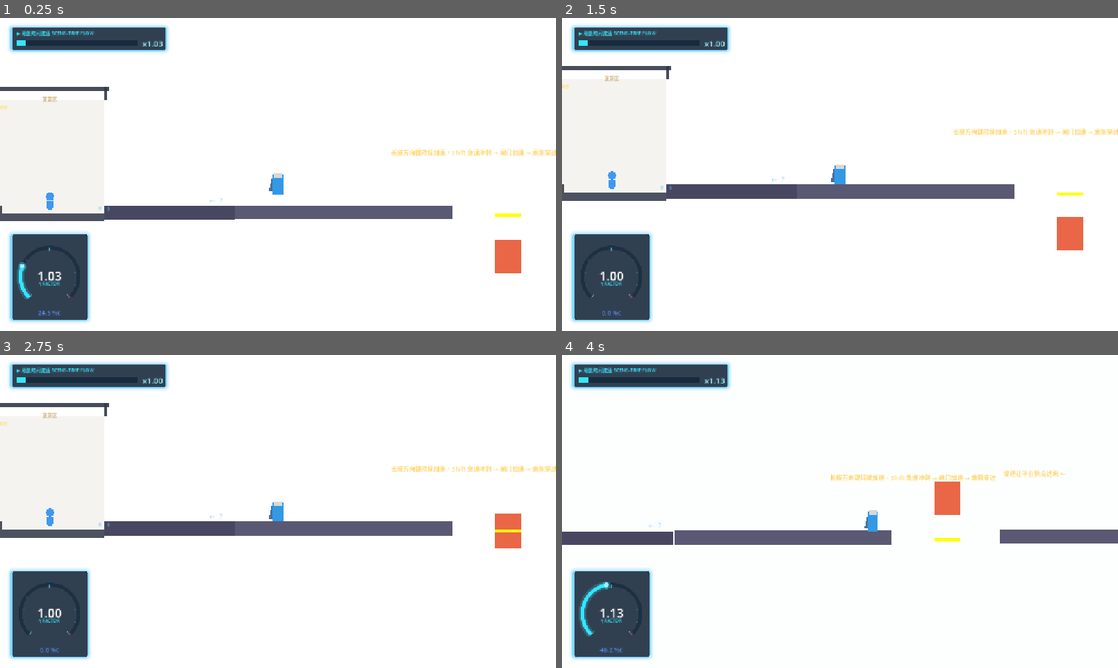
Above: before the commit, frames 1-4 (two rows, left to right).
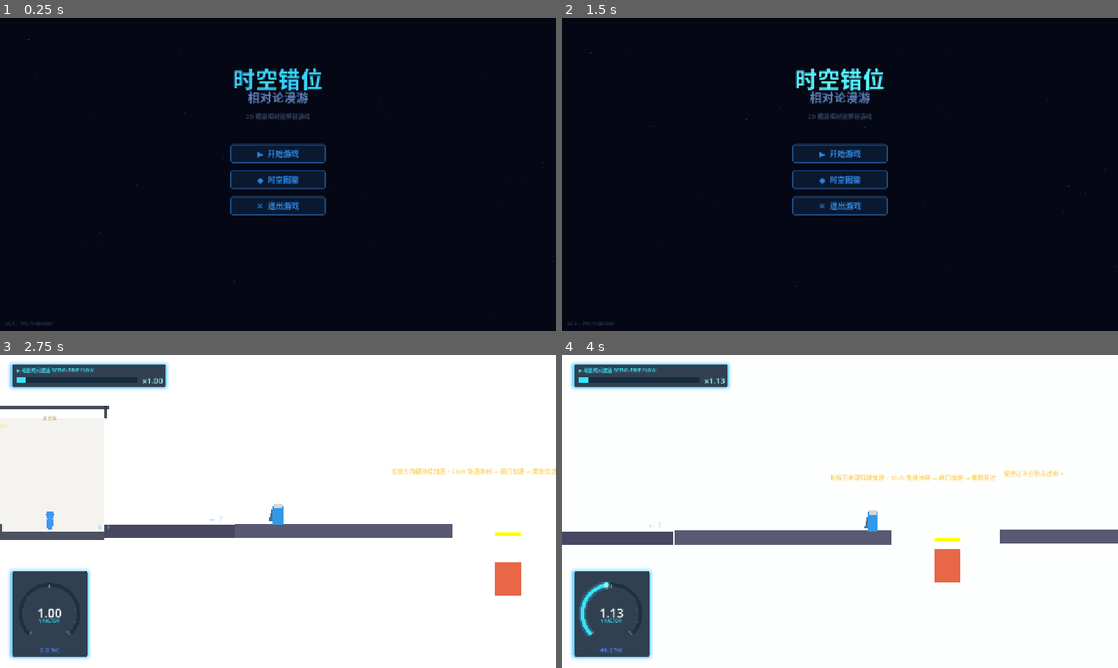
Above: after the commit, the same moments.

Repository: moss-550-w/Relativity-Puzzle
Game: Godot game, scene res://scenes/ui/main_menu.tscn
The game is run twice, just before and just after one commit, with the same random seed, the same clock (stepped at 60 frames per second) and the same inputs. Before the commit the project starts from res://scenes/world_1_lorentz/level_1_1.tscn.
Inputs (mouse positions are in pixels of both pictures, inside the frame that each line leads up to):
- Up to frame 1 (0.25 s): no input
- Up to frame 2 (1.5 s): click (840, 180) at 0.5 s, where only the run after the commit has a clickable "◆ 时空图鉴"; click (817, 36) at 1.25 s, where only the run after the commit has a clickable "✕ 关闭"
- Up to frame 3 (2.75 s): click (278, 489) at 2 s, where only the run after the commit has a clickable "▶ 开始游戏"
- Up to frame 4 (4 s): hold D (move_right) from 2.78 s (still down); tap F (grab) at 2.85 s; tap Space (jump) at 3.02, 3.77 s; tap E (observe) at 3.6 s

The runs differ from the first frame. In frame 1, 100% of the frame differs, in the area x 0-100%, y 0-100%; in frame 2, 100%; in frame 3, 3.2%; in frame 4, 1.0%.

Commit message:
feat(main_menu): add main menu scene and set as default entry
- 新增主菜单场景，包含星空背景、标题文字、开始/图鉴/退出按钮
- 实现时空图鉴面板，支持分类展示解锁的相对论词条
- 修改项目配置，将主菜单设为游戏启动场景
- 更新设计文档，标记主菜单场景已完成

Diff:
--- a/project.godot
+++ b/project.godot
@@ -11,8 +11,8 @@
 [application]
 
 config/name="时空错位：相对论漫游"
-config/description="2D横版相对论解谜游戏 — 世界1原型"
-run/main_scene="res://scenes/world_1_lorentz/level_1_1.tscn"
+config/description="2D横版相对论解谜游戏"
+run/main_scene="res://scenes/ui/main_menu.tscn"
 config/features=PackedStringArray("4.6", "GL Compatibility")
 config/icon="res://icon.svg"
 
--- /dev/null
+++ b/scenes/ui/main_menu.gd
@@ -0,0 +1,337 @@
+extends Control
+## 主菜单 — 标题画面 + 开始/图鉴/退出 + 星空粒子背景
+
+
+const ENTRY_ORDER: Array[String] = [
+	"time_dilation", "light_speed_barrier", "light_cone", "twin_paradox",
+	"gravitational_time_dilation", "wormhole", "ctc", "grandfather_paradox",
+	"kerr_black_hole", "ergosphere", "ring_singularity",
+	"casimir_effect", "quantum_vacuum", "chronology_protection",
+	"entropy_arrow", "block_universe", "wheeler_dewitt", "time_illusion",
+]
+
+const CATEGORY_NAMES: Dictionary = {
+	"special_relativity": "狭义相对论",
+	"general_relativity": "广义相对论",
+	"quantum_gravity": "量子引力",
+	"entropy_cosmology": "熵宇宙学",
+}
+
+var _title_label: Label = null
+var _codex_panel: Panel = null
+var _codex_container: VBoxContainer = null
+var _particles: Array[ColorRect] = []
+var _t: float = 0.0
+
+
+func _ready() -> void:
+	_build_background()
+	_build_title()
+	_build_buttons()
+	_build_codex_panel()
+	_build_version()
+
+
+# ============================================================
+# 星空粒子背景
+# ============================================================
+
+func _build_background() -> void:
+	var bg := ColorRect.new()
+	bg.name = "Background"
+	bg.set_anchors_preset(PRESET_FULL_RECT)
+	bg.color = Color(0.02, 0.03, 0.08, 1.0)
+	add_child(bg)
+
+	# 随机星点
+	for i in 60:
+		var dot := ColorRect.new()
+		dot.size = Vector2(randf_range(1.5, 3.5), randf_range(1.5, 3.5))
+		dot.position = Vector2(randf_range(0, 1280), randf_range(0, 720))
+		dot.color = Color(0.5, 0.7, 1.0, randf_range(0.15, 0.6))
+		dot.mouse_filter = MOUSE_FILTER_IGNORE
+		dot.set_meta("speed", randf_range(8.0, 25.0))
+		dot.set_meta("phase", randf() * TAU)
+		_particles.append(dot)
+		add_child(dot)
+
+
+func _process(delta: float) -> void:
+	_t += delta
+	for dot in _particles:
+		var speed: float = dot.get_meta("speed")
+		var phase: float = dot.get_meta("phase")
+		dot.position.y += speed * delta
+		if dot.position.y > 730:
+			dot.position.y = -10
+		dot.modulate.a = 0.15 + absf(sin(_t * 2.0 + phase)) * 0.35
+
+
+# ============================================================
+# 标题
+# ============================================================
+
+func _build_title() -> void:
+	_title_label = Label.new()
+	_title_label.name = "Title"
+	_title_label.text = "时空错位"
+	_title_label.horizontal_alignment = HORIZONTAL_ALIGNMENT_CENTER
+	_title_label.set_anchors_preset(PRESET_CENTER_TOP)
+	_title_label.position = Vector2(-300, 100)
+	_title_label.size = Vector2(600, 80)
+	_title_label.add_theme_font_size_override("font_size", 52)
+	_title_label.add_theme_color_override("font_color", Color(0.2, 0.8, 1.0, 1.0))
+	add_child(_title_label)
+
+	var subtitle := Label.new()
+	subtitle.name = "Subtitle"
+	subtitle.text = "相对论漫游"
+	subtitle.horizontal_alignment = HORIZONTAL_ALIGNMENT_CENTER
+	subtitle.set_anchors_preset(PRESET_CENTER_TOP)
+	subtitle.position = Vector2(-300, 160)
+	subtitle.size = Vector2(600, 40)
+	subtitle.add_theme_font_size_override("font_size", 28)
+	subtitle.add_theme_color_override("font_color", Color(0.5, 0.7, 1.0, 0.7))
+	add_child(subtitle)
+
+	var desc := Label.new()
+	desc.name = "Description"
+	desc.text = "2D 横版相对论解谜游戏"
+	desc.horizontal_alignment = HORIZONTAL_ALIGNMENT_CENTER
+	desc.set_anchors_preset(PRESET_CENTER_TOP)
+	desc.position = Vector2(-300, 215)
+	desc.size = Vector2(600, 30)
+	desc.add_theme_font_size_override("font_size", 14)
+	desc.add_theme_color_override("font_color", Color(0.4, 0.5, 0.7, 0.5))
+	add_child(desc)
+
+	# 标题辉光脉冲
+	var glow_tween := create_tween()
+	glow_tween.set_loops()
+	glow_tween.tween_property(_title_label, "theme_override_colors/font_color", Color(0.4, 1.0, 1.0, 1.0), 2.0)
+	glow_tween.tween_property(_title_label, "theme_override_colors/font_color", Color(0.2, 0.8, 1.0, 1.0), 2.0)
+
+
+# ============================================================
+# 按钮
+# ============================================================
+
+func _build_buttons() -> void:
+	var btn_data := [
+		{"text": "▶  开始游戏", "callback": _on_start},
+		{"text": "◆  时空图鉴", "callback": _on_codex},
+		{"text": "✕  退出游戏", "callback": _on_quit},
+	]
+
+	for i in btn_data.size():
+		var btn := Button.new()
+		btn.text = btn_data[i]["text"]
+		btn.set_anchors_preset(PRESET_CENTER_TOP)
+		btn.position = Vector2(-110, 290 + i * 60)
+		btn.size = Vector2(220, 44)
+		btn.add_theme_font_size_override("font_size", 18)
+		btn.pressed.connect(btn_data[i]["callback"])
+		_style_button(btn, Color(0.2, 0.6, 1.0))
+		add_child(btn)
+
+
+func _style_button(btn: Button, col: Color) -> void:
+	var sb := StyleBoxFlat.new()
+	sb.bg_color = Color(col.r, col.g, col.b, 0.12)
+	sb.border_color = Color(col.r, col.g, col.b, 0.5)
+	sb.set_border_width_all(2)
+	sb.set_corner_radius_all(6)
+	sb.content_margin_left = 16
+	sb.content_margin_right = 16
+	btn.add_theme_stylebox_override("normal", sb)
+
+	var sb_hover := StyleBoxFlat.new()
+	sb_hover.bg_color = Color(col.r, col.g, col.b, 0.25)
+	sb_hover.border_color = Color(col.r, col.g, col.b, 0.8)
+	sb_hover.set_border_width_all(2)
+	sb_hover.set_corner_radius_all(6)
+	sb_hover.shadow_color = Color(col.r, col.g, col.b, 0.3)
+	sb_hover.shadow_size = 12
+	sb_hover.content_margin_left = 16
+	sb_hover.content_margin_right = 16
+	btn.add_theme_stylebox_override("hover", sb_hover)
+
+	btn.add_theme_color_override("font_color", Color(col.r, col.g, col.b, 0.85))
+	btn.add_theme_color_override("font_hover_color", Color(1.0, 1.0, 1.0, 1.0))
+
+
+# ============================================================
+# 图鉴面板
+# ============================================================
+
+func _build_codex_panel() -> void:
+	_codex_panel = Panel.new()
+	_codex_panel.name = "CodexPanel"
+	_codex_panel.set_anchors_preset(PRESET_FULL_RECT)
+	_codex_panel.visible = false
+	var sb := StyleBoxFlat.new()
+	sb.bg_color = Color(0.03, 0.05, 0.12, 0.95)
+	sb.set_corner_radius_all(12)
+	_codex_panel.add_theme_stylebox_override("panel", sb)
+	add_child(_codex_panel)
+
+	# 关闭按钮
+	var close_btn := Button.new()
+	close_btn.name = "CloseBtn"
+	close_btn.text = "✕ 关闭"
+	close_btn.position = Vector2(540, 24)
+	close_btn.size = Vector2(100, 36)
+	close_btn.add_theme_font_size_override("font_size", 14)
+	close_btn.pressed.connect(_on_codex_close)
+	_style_button(close_btn, Color(0.6, 0.4, 0.3))
+	_codex_panel.add_child(close_btn)
+
+	# 标题
+	var title := Label.new()
+	title.text = "◆ 时空图鉴"
+	title.position = Vector2(24, 24)
+	title.size = Vector2(400, 36)
+	title.add_theme_font_size_override("font_size", 28)
+	title.add_theme_color_override("font_color", Color(1.0, 0.85, 0.3, 1.0))
+	_codex_panel.add_child(title)
+
+	# 统计
+	var stats := Label.new()
+	stats.name = "StatsLabel"
+	stats.position = Vector2(24, 66)
+	stats.size = Vector2(400, 24)
+	stats.add_theme_font_size_override("font_size", 13)
+	stats.add_theme_color_override("font_color", Color(0.5, 0.7, 0.9, 0.7))
+	_codex_panel.add_child(stats)
+
+	# 滚动词条列表
+	var scroll := ScrollContainer.new()
+	scroll.name = "EntryScroll"
+	scroll.position = Vector2(24, 100)
+	scroll.size = Vector2(600, 560)
+	_codex_panel.add_child(scroll)
+
+	_codex_container = VBoxContainer.new()
+	_codex_container.name = "EntryContainer"
+	_codex_container.size_flags_horizontal = Control.SIZE_EXPAND_FILL
+	_codex_container.add_theme_constant_override("separation", 8)
+	scroll.add_child(_codex_container)
+
+
+func _on_codex() -> void:
+	_refresh_codex()
+	_codex_panel.visible = true
+
+
+func _on_codex_close() -> void:
+	_codex_panel.visible = false
+
+
+func _refresh_codex() -> void:
+	# 清空旧词条
+	for child in _codex_container.get_children():
+		child.queue_free()
+
+	var unlocked_count: int = CodexManager.get_unlocked_count()
+	var stats := _codex_panel.get_node_or_null("StatsLabel") as Label
+	if stats:
+		stats.text = "已解锁 %d / %d" % [unlocked_count, ENTRY_ORDER.size()]
+
+	var current_category: String = ""
+	for entry_id in ENTRY_ORDER:
+		var data: Dictionary = {}
+		if CodexManager.unlocked.has(entry_id):
+			data = CodexManager.unlocked[entry_id]
+		else:
+			data = _get_entry_fallback(entry_id)
+
+		var cat: String = data.get("category", "")
+		if cat != current_category:
+			current_category = cat
+			var cat_label := Label.new()
+			cat_label.text = "— " + CATEGORY_NAMES.get(cat, cat) + " —"
+			cat_label.add_theme_font_size_override("font_size", 15)
+			cat_label.add_theme_color_override("font_color", Color(0.3, 0.8, 1.0, 0.7))
+			_codex_container.add_child(cat_label)
+
+		var row := HBoxContainer.new()
+		row.add_theme_constant_override("separation", 14)
+
+		var icon := Label.new()
+		icon.text = "◆" if CodexManager.is_unlocked(entry_id) else "◇"
+		icon.add_theme_font_size_override("font_size", 16)
+		icon.add_theme_color_override("font_color", Color(1.0, 0.85, 0.3, 0.9) if CodexManager.is_unlocked(entry_id) else Color(0.3, 0.3, 0.4, 0.5))
+
+		var name_label := Label.new()
+		name_label.text = data.get("name", entry_id) if CodexManager.is_unlocked(entry_id) else "？？？"
+		name_label.size_flags_horizontal = Control.SIZE_EXPAND_FILL
+		name_label.add_theme_font_size_override("font_size", 14)
+		name_label.add_theme_color_override("font_color", Color(1, 1, 1, 0.85) if CodexManager.is_unlocked(entry_id) else Color(0.3, 0.3, 0.4, 0.6))
+
+		var desc_label := Label.new()
+		desc_label.text = data.get("desc", "")
+		desc_label.size_flags_horizontal = Control.SIZE_EXPAND_FILL
+		desc_label.add_theme_font_size_override("font_size", 12)
+		desc_label.add_theme_color_override("font_color", Color(0.5, 0.6, 0.8, 0.7))
+		desc_label.autowrap_mode = TextServer.AUTOWRAP_WORD_SMART
+		desc_label.custom_minimum_size = Vector2(300, 0)
+
+		row.add_child(icon)
+		row.add_child(name_label)
+
+		var entry_vbox := VBoxContainer.new()
+		entry_vbox.add_child(row)
+		if CodexManager.is_unlocked(entry_id):
+			entry_vbox.add_child(desc_label)
+		_codex_container.add_child(entry_vbox)
+
+
+func _get_entry_fallback(entry_id: String) -> Dictionary:
+	var fallbacks: Dictionary = {
+		"time_dilation": {"name": "时间膨胀", "desc": "", "category": "special_relativity"},
+		"light_speed_barrier": {"name": "光速不变与光速壁垒", "desc": "", "category": "special_relativity"},
+		"light_cone": {"name": "光锥与因果结构", "desc": "", "category": "special_relativity"},
+		"twin_paradox": {"name": "双生子佯谬", "desc": "", "category": "special_relativity"},
+		"gravitational_time_dilation": {"name": "引力时间膨胀", "desc": "", "category": "general_relativity"},
+		"wormhole": {"name": "虫洞与爱因斯坦-罗森桥", "desc": "", "category": "general_relativity"},
+		"ctc": {"name": "闭合类时曲线", "desc": "", "category": "general_relativity"},
+		"grandfather_paradox": {"name": "祖父悖论", "desc": "", "category": "general_relativity"},
+		"kerr_black_hole": {"name": "克尔黑洞", "desc": "", "category": "general_relativity"},
+		"ergosphere": {"name": "能层与帧拖拽", "desc": "", "category": "general_relativity"},
+		"ring_singularity": {"name": "奇环与裸奇点", "desc": "", "category": "general_relativity"},
+		"casimir_effect": {"name": "卡西米尔效应与负能量", "desc": "", "category": "quantum_gravity"},
+		"quantum_vacuum": {"name": "量子真空涨落", "desc": "", "category": "quantum_gravity"},
+		"chronology_protection": {"name": "时序保护猜想", "desc": "", "category": "quantum_gravity"},
+		"entropy_arrow": {"name": "熵增定律与时间箭头", "desc": "", "category": "entropy_cosmology"},
+		"block_universe": {"name": "块状宇宙", "desc": "", "category": "entropy_cosmology"},
+		"wheeler_dewitt": {"name": "惠勒-德维特方程", "desc": "", "category": "entropy_cosmology"},
+		"time_illusion": {"name": "时间的主观性错觉", "desc": "", "category": "entropy_cosmology"},
+	}
+	return fallbacks.get(entry_id, {"name": entry_id, "desc": "", "category": "unknown"})
+
+
+# ============================================================
+# 按钮回调
+# ============================================================
+
+func _on_start() -> void:
+	get_tree().change_scene_to_file("res://scenes/world_1_lorentz/level_1_1.tscn")
+
+
+func _on_quit() -> void:
+	get_tree().quit()
+
+
+# ============================================================
+# 版本号
+# ============================================================
+
+func _build_version() -> void:
+	var ver := Label.new()
+	ver.name = "Version"
+	ver.text = "v0.9 — Pre-Production"
+	ver.position = Vector2(12, 696)
+	ver.size = Vector2(200, 20)
+	ver.add_theme_font_size_override("font_size", 10)
+	ver.add_theme_color_override("font_color", Color(0.3, 0.4, 0.6, 0.5))
+	add_child(ver)
--- /dev/null
+++ b/scenes/ui/main_menu.tscn
@@ -0,0 +1,12 @@
+[gd_scene format=3 uid="uid://bmainmenu01"]
+
+[ext_resource type="Script" path="res://scenes/ui/main_menu.gd" id="1_menu"]
+
+[node name="MainMenu" type="Control"]
+layout_mode = 3
+anchors_preset = 15
+anchor_right = 1.0
+anchor_bottom = 1.0
+grow_horizontal = 2
+grow_vertical = 2
+script = ExtResource("1_menu")
Not shown, added: scenes/ui/main_menu.gd.uid
Not shown, changed: docs/design-doc.md
